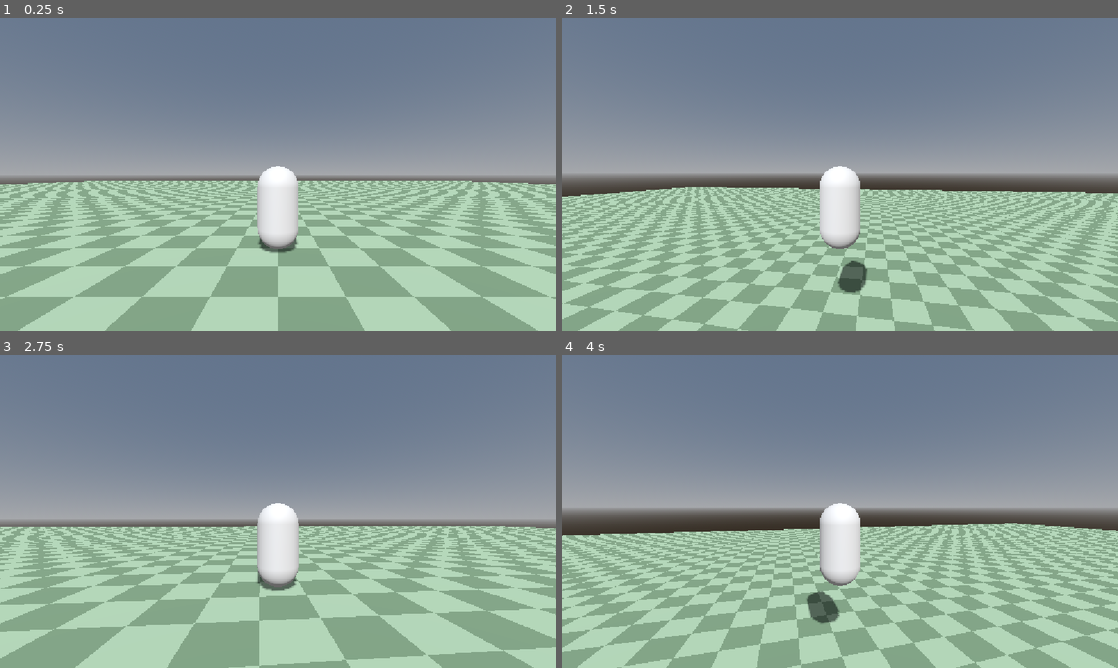
Above: before the commit, frames 1-4 (two rows, left to right).
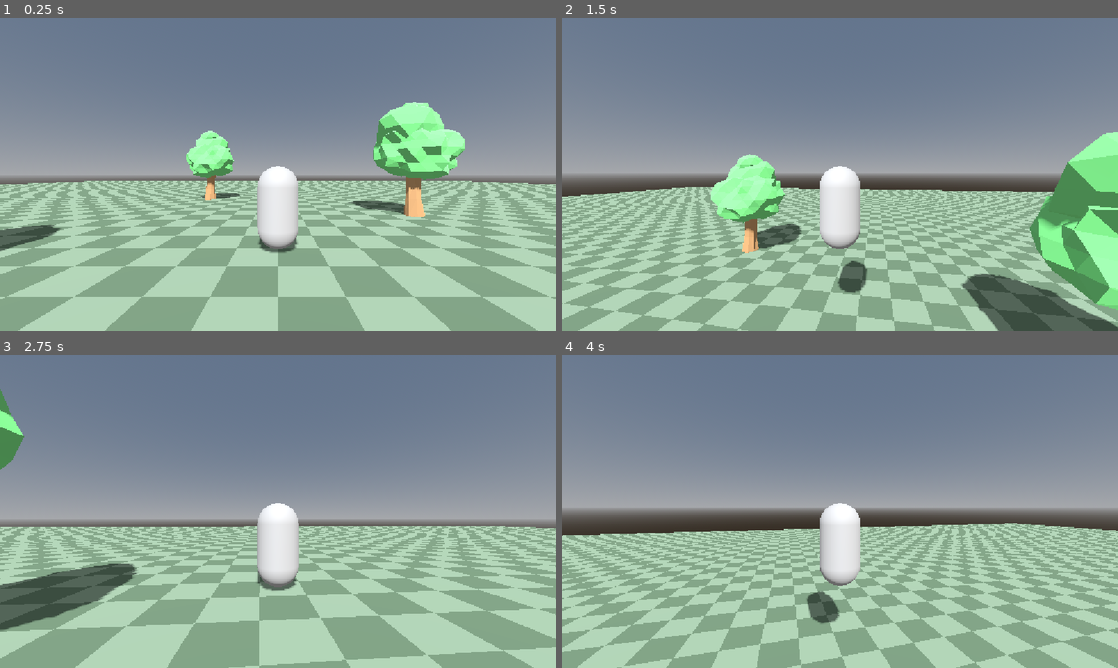
Above: after the commit, the same moments.

Repository: Aftra1/rpg-3d
Game: Godot game, scene res://main.tscn
Two runs of this game, one before a commit and one after it. Both use one fixed random seed, a clock stepped at 60 frames per second and the inputs below.
Inputs (mouse positions are in pixels of both pictures, inside the frame that each line leads up to):
- Up to frame 1 (0.25 s): no input
- Up to frame 2 (1.5 s): tap Enter at 0.5 s; move the mouse to (867, 174) at 0.52 s; hold Z (move_forward) from 0.53 s (still down); tap Space (jump) at 0.77 s; move the mouse to (812, 174) at 1.27 s
- Up to frame 3 (2.75 s): keep holding Z (move_forward); tap Space (jump) at 1.52 s; move the mouse to (289, 505) at 2.02 s
- Up to frame 4 (4 s): keep holding Z (move_forward); move the mouse to (834, 517) at 2.77 s; tap Space (jump) at 3.02, 3.77 s; move the mouse to (878, 514) at 3.52 s

The runs differ from the first frame. In frame 1, 5.2% of the frame differs, in the area x 0-84%, y 26-75%; in frame 2, 12%, in the area x 26-100%, y 36-100%; in frame 3, 3.5%; in frame 4, nothing differs.

Commit message:
Premier asset Blender : arbre low-poly
Co-Authored-By: Claude Sonnet 5.5 <noreply@anthropic.com>

Diff:
--- a/main.tscn
+++ b/main.tscn
@@ -1,6 +1,7 @@
-[gd_scene load_steps=13 format=3]
+[gd_scene load_steps=15 format=3]
 
 [ext_resource type="Script" path="res://player.gd" id="1_player"]
+[ext_resource type="PackedScene" path="res://assets/models/arbre_01.glb" id="3_tree"]
 [ext_resource type="Shader" path="res://floor.gdshader" id="2_floor"]
 
 [sub_resource type="ShaderMaterial" id="ShaderMaterial_floor"]
@@ -19,6 +20,10 @@
 size = Vector3(0.3, 0.3, 0.3)
 
 [sub_resource type="CapsuleShape3D" id="CapsuleShape3D_player"]
+
+[sub_resource type="CylinderShape3D" id="CylinderShape3D_trunk"]
+height = 3.0
+radius = 0.45
 
 [sub_resource type="ProceduralSkyMaterial" id="ProceduralSkyMaterial_sky"]
 
@@ -74,3 +79,48 @@
 margin = 0.2
 
 [node name="Camera3D" type="Camera3D" parent="Player/CameraPivot/SpringArm3D"]
+
+[node name="Arbre1" type="StaticBody3D" parent="."]
+transform = Transform3D(0.86603, 0, 0.5, 0, 1, 0, -0.5, 0, 0.86603, 6, 0, -4)
+
+[node name="arbre_01" parent="Arbre1" instance=ExtResource("3_tree")]
+
+[node name="CollisionShape3D" type="CollisionShape3D" parent="Arbre1"]
+transform = Transform3D(1, 0, 0, 0, 1, 0, 0, 0, 1, 0, 1.5, 0)
+shape = SubResource("CylinderShape3D_trunk")
+
+[node name="Arbre2" type="StaticBody3D" parent="."]
+transform = Transform3D(-0.34202, 0, 0.93969, 0, 1, 0, -0.93969, 0, -0.34202, -8, 0, 3)
+
+[node name="arbre_01" parent="Arbre2" instance=ExtResource("3_tree")]
+
+[node name="CollisionShape3D" type="CollisionShape3D" parent="Arbre2"]
+transform = Transform3D(1, 0, 0, 0, 1, 0, 0, 0, 1, 0, 1.5, 0)
+shape = SubResource("CylinderShape3D_trunk")
+
+[node name="Arbre3" type="StaticBody3D" parent="."]
+transform = Transform3D(-0.93969, 0, -0.34202, 0, 1, 0, 0.34202, 0, -0.93969, 3, 0, 9)
+
+[node name="arbre_01" parent="Arbre3" instance=ExtResource("3_tree")]
+
+[node name="CollisionShape3D" type="CollisionShape3D" parent="Arbre3"]
+transform = Transform3D(1, 0, 0, 0, 1, 0, 0, 0, 1, 0, 1.5, 0)
+shape = SubResource("CylinderShape3D_trunk")
+
+[node name="Arbre4" type="StaticBody3D" parent="."]
+transform = Transform3D(0.34202, 0, -0.93969, 0, 1, 0, 0.93969, 0, 0.34202, -5, 0, -10)
+
+[node name="arbre_01" parent="Arbre4" instance=ExtResource("3_tree")]
+
+[node name="CollisionShape3D" type="CollisionShape3D" parent="Arbre4"]
+transform = Transform3D(1, 0, 0, 0, 1, 0, 0, 0, 1, 0, 1.5, 0)
+shape = SubResource("CylinderShape3D_trunk")
+
+[node name="Arbre5" type="StaticBody3D" parent="."]
+transform = Transform3D(0.42262, 0, 0.90631, 0, 1, 0, -0.90631, 0, 0.42262, 12, 0, 6)
+
+[node name="arbre_01" parent="Arbre5" instance=ExtResource("3_tree")]
+
+[node name="CollisionShape3D" type="CollisionShape3D" parent="Arbre5"]
+transform = Transform3D(1, 0, 0, 0, 1, 0, 0, 0, 1, 0, 1.5, 0)
+shape = SubResource("CylinderShape3D_trunk")
Binary file added: assets/models/arbre_01.glb
Not shown, added: assets/models/arbre_01.glb.import
